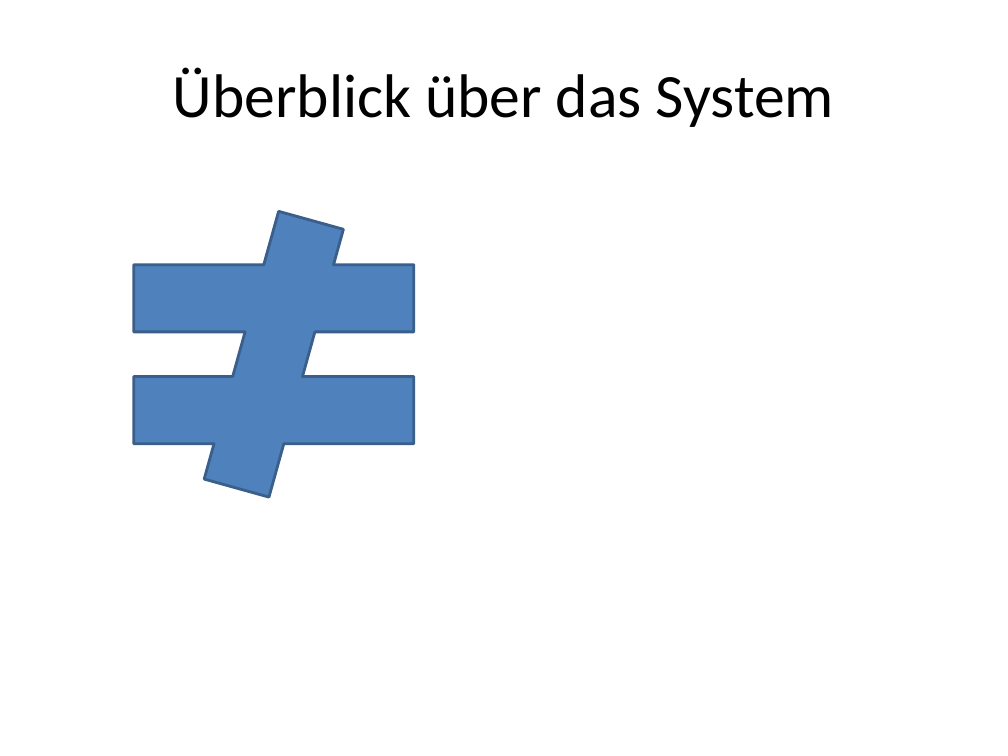
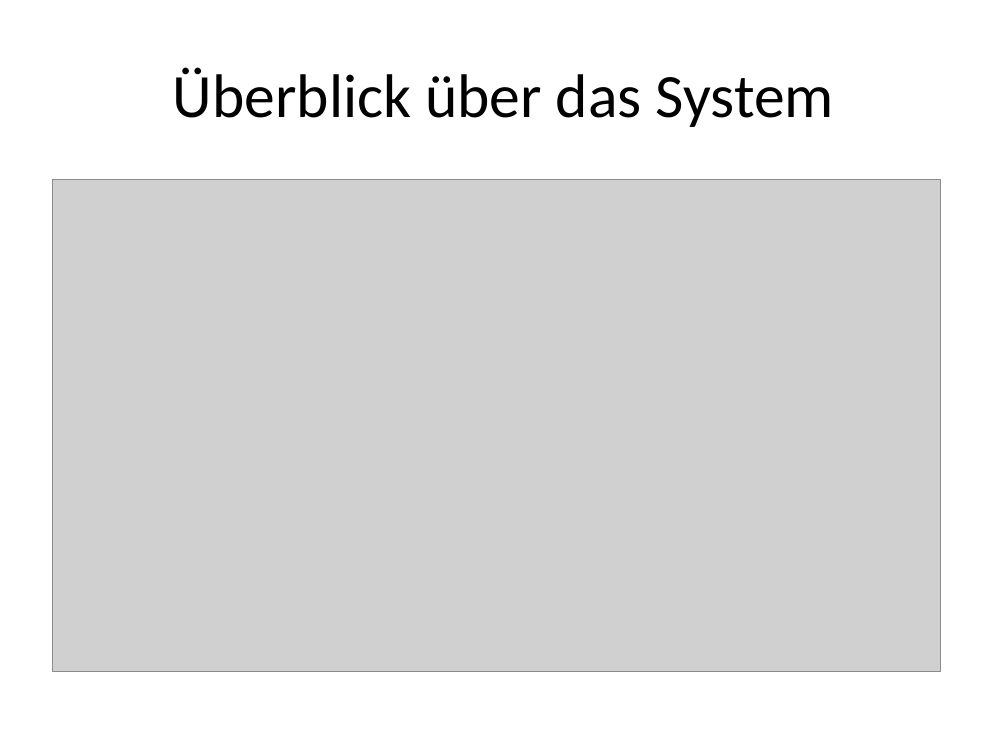
Before and after one commit to FlaShG/SEP12, a slide deck: slide 4 of vortraege/Präsentation_01.pptx. Drawn at 1008x756 pixels with LibreOffice and Linux fonts; fonts in the diff are those of the drawing; grey boxes stand for pictures. Boxes give left, top, right and bottom in pixels: in the first picture for what was removed or moved away, otherwise in the second. Text is boxed around its words. In the diff, an @@ line names an element or a change of style, - is before the commit and + after.

```diff
--- a/vortraege/Präsentation_01.pptx
+++ b/vortraege/Präsentation_01.pptx
@@ picture added at (52,179,940,671) @@
@@ math not equal removed at (84,212,465,497) @@
```
Also in this commit, not shown: 2 other files.
